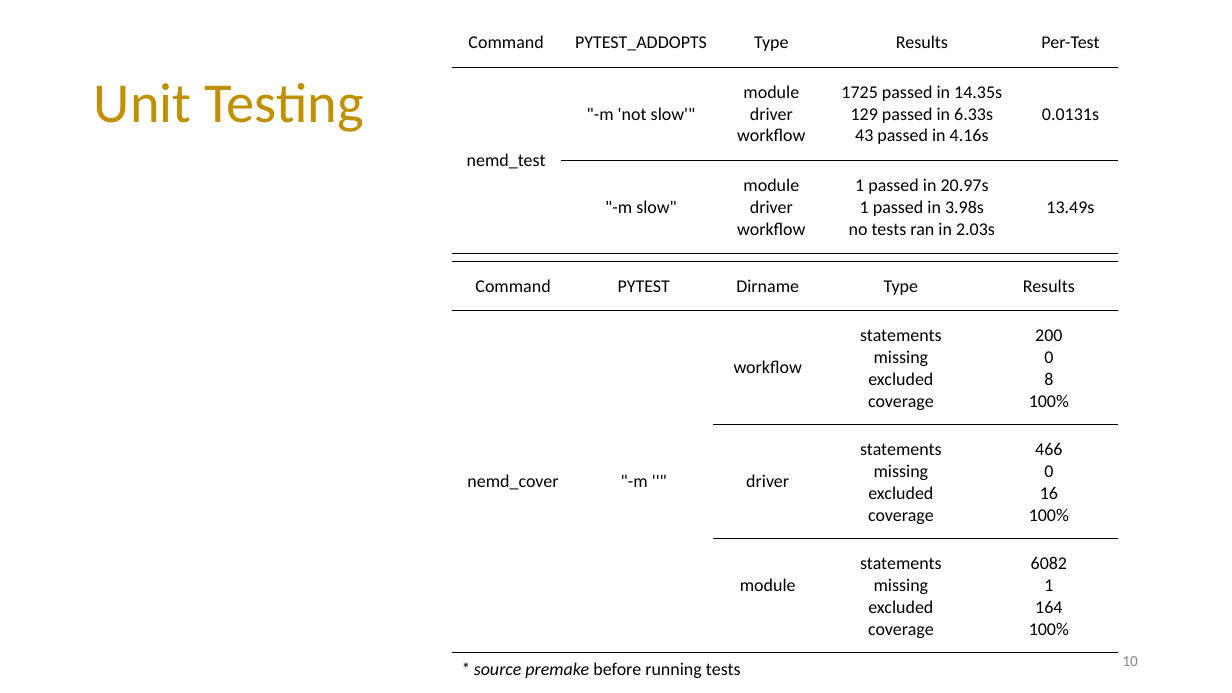
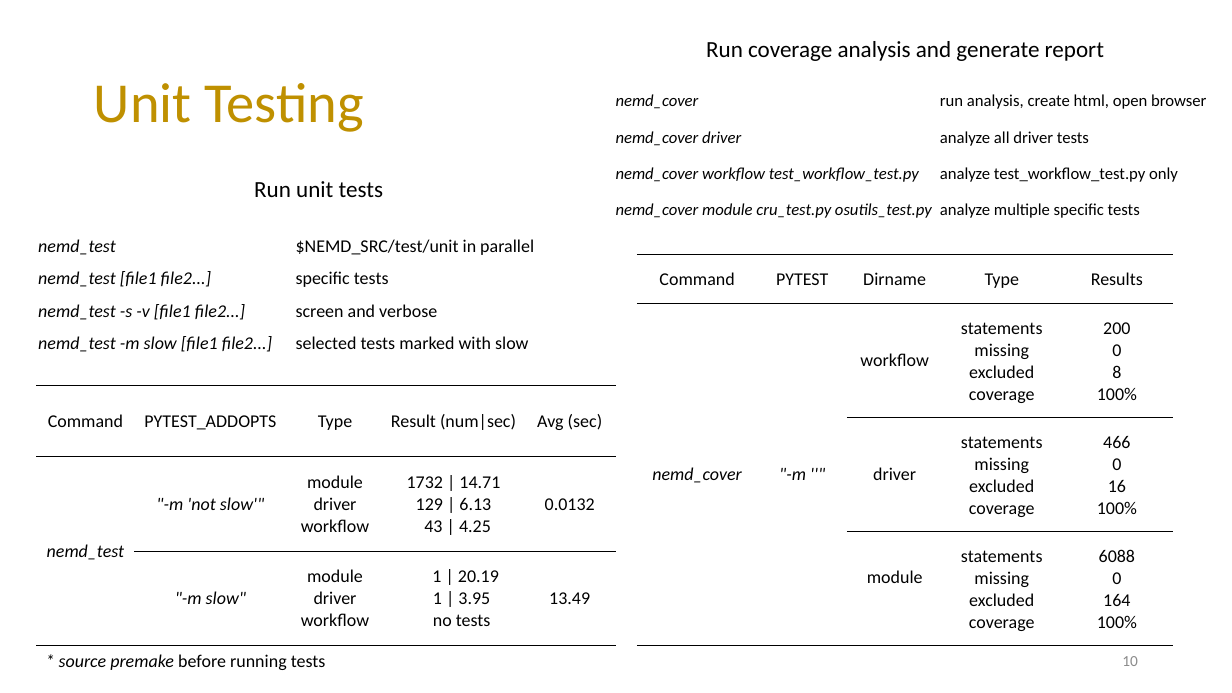
Before and after one commit to zhteg4pvt/nemd, a slide deck: slide 10 of docs/power_point/nemd.pptx. Drawn at 1232x693 pixels with LibreOffice and Linux fonts; fonts in the diff are those of the drawing. Boxes give left, top, right and bottom in pixels: in the first picture for what was removed or moved away, otherwise in the second. Text is boxed around its words. In the diff, an @@ line names an element or a change of style, - is before the commit and + after.

Commit message:
nemd_cover supports NEMD_SRC is None unitttes and cover added to nemd.pptx

```diff
--- a/docs/power_point/nemd.pptx
+++ b/docs/power_point/nemd.pptx
@@ text added at (x1=706, y1=41, x2=1104, y2=61), 18 pt, text #000000 @@
+Run coverage analysis and generate report
@@ table added at (x1=616, y1=86, x2=1211, y2=231), 4 rows, 2 columns @@
+nemd_cover | run analysis, create html, open browser
+nemd_cover driver | analyze all driver tests
+nemd_cover workflow test_workflow_test.py | analyze test_workflow_test.py only
+nemd_cover module cru_test.py osutils_test.py | analyze multiple specific tests
@@ text added at (x1=254, y1=181, x2=383, y2=197), 18 pt, text #000000 @@
+Run unit tests
@@ table added at (x1=29, y1=231, x2=609, y2=360), 4 rows, 2 columns @@
+nemd_test | $NEMD_SRC/test/unit in parallel
+nemd_test [file1 file2...] | specific tests
+nemd_test -s -v [file1 file2...] | screen and verbose
+nemd_test -m slow [file1 file2...] | selected tests marked with slow
@@ table at (x1=637, y1=254, x2=1174, y2=645) @@
-row 4, column 5: 6082 / 1 / 164 / 100%
+row 4, column 5: 6088 / 0 / 164 / 100%
@@ italic on in "nemd_cover", ""-m ''"" @@
@@ table resized from (x1=452, y1=262, x2=1118, y2=653) to (x1=637, y1=254, x2=1174, y2=645) @@
@@ table at (x1=37, y1=385, x2=617, y2=645) @@
-row 1, column 4: Results
+row 1, column 4: Result (num|sec)
-row 1, column 5: Per-Test
+row 1, column 5: Avg (sec)
-row 2, column 4: 1725 passed in 14.35s / 129 passed in 6.33s / 43 passed in 4.16s
+row 2, column 4: 1732 | 14.71 / 129 | 6.13 / 43 | 4.25
-row 2, column 5: 0.0131s
+row 2, column 5: 0.0132
-row 3, column 4: 1 passed in 20.97s / 1 passed in 3.98s / no tests ran in 2.03s
+row 3, column 4: 1 | 20.19 / 1 | 3.95 / no tests
-row 3, column 5: 13.49s
+row 3, column 5: 13.49
@@ italic on in "nemd_test", ""-m 'not slow'"", ""-m slow"" @@
@@ borders changed @@
@@ table resized from (x1=452, y1=18, x2=1119, y2=251) to (x1=37, y1=385, x2=617, y2=645) @@
@@ text "* source premake before running ..." moved from (x1=474, y1=662, x2=741, y2=678) to (x1=59, y1=654, x2=326, y2=670) @@
```
Also in this commit, not shown: 1 other file.
